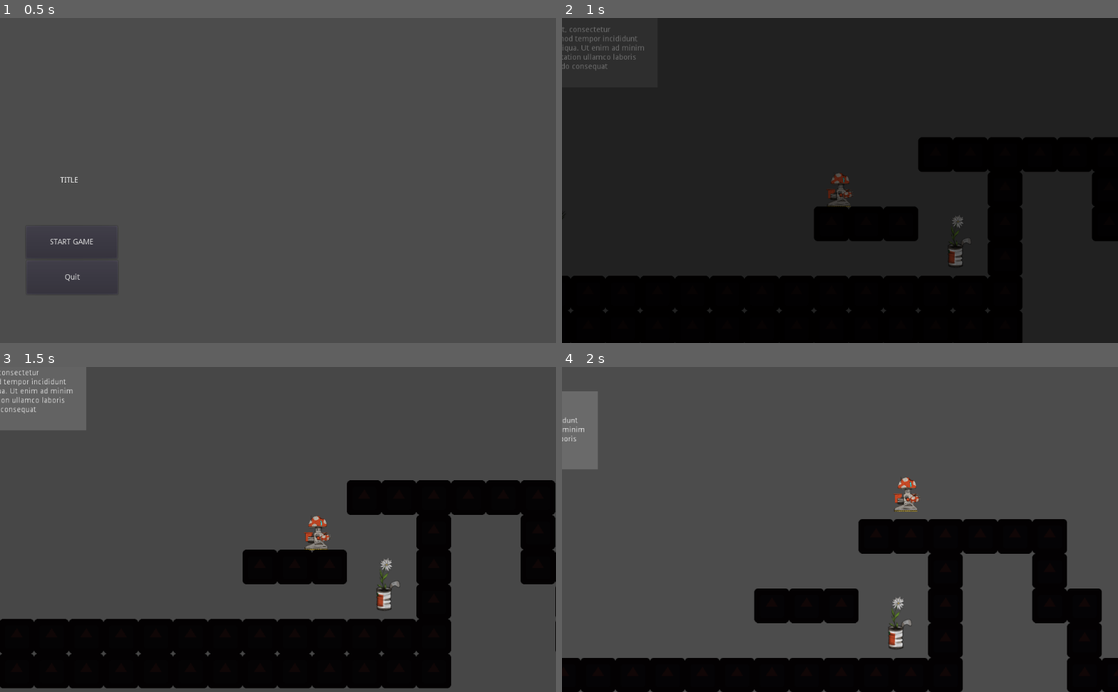
Above: before the commit, frames 1-4 (two rows, left to right).
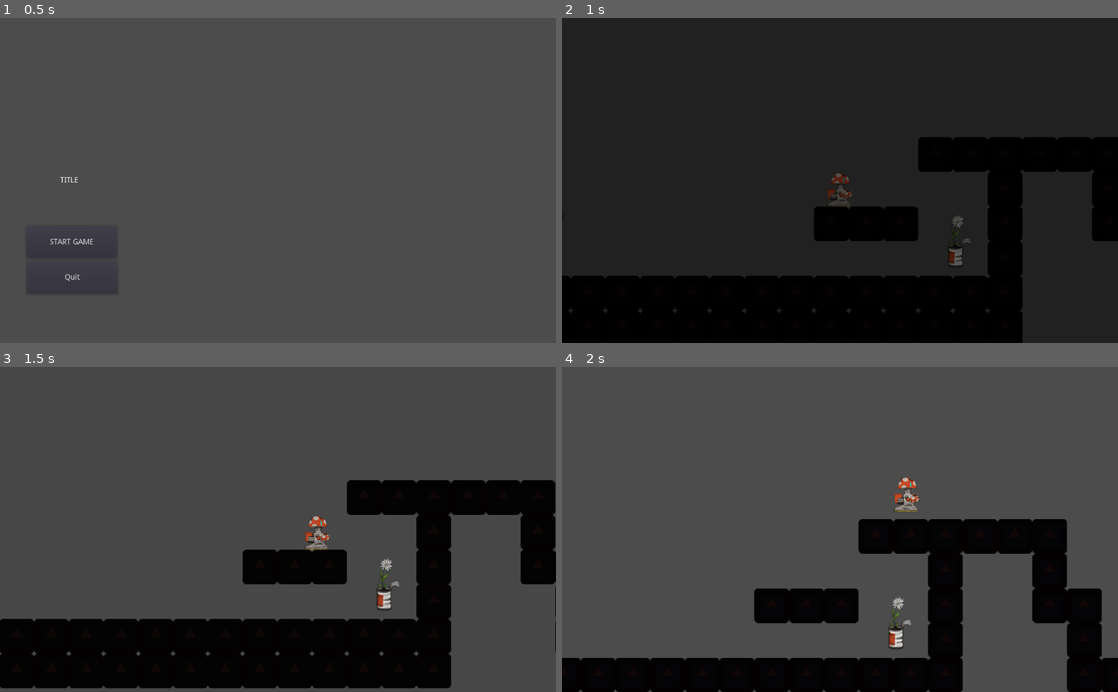
Above: after the commit, the same moments.

Repository: Khaleer/gamejam
Game: Godot game, scene res://main.tscn
Two runs of this game, one before a commit and one after it. Both use one fixed random seed, a clock stepped at 60 frames per second and the inputs below. The engine's default icon, where the game draws it, is replaced by a stand-in: a white triangle on a blue panel in a dark square.
Inputs:
- Up to frame 1 (0.5 s): no input
- Up to frame 2 (1 s): click "START GAME" at 0.5 s
- Up to frame 3 (1.5 s): hold Right (right) from 1.28 s (still down); hold Shift (fast_movement) from 1.28 s (still down)
- Up to frame 4 (2 s): keep holding Right (right); keep holding Shift (fast_movement); tap W (jump) at 1.52 s

Frame 1 is identical in both runs. In frame 2, 0.5% of the frame differs, in the area x 0-15%, y 2-17%; in frame 3, 3.0%, in the area x 0-16%, y 0-20%; in frame 4, 1.5%.

Commit message:
managing stuff

Diff:
--- a/game/levels/Level_1.tscn
+++ b/game/levels/Level_1.tscn
@@ -8,7 +8,6 @@
 [ext_resource path="res://levels/screen_effect.tscn" type="PackedScene" id=6]
 [ext_resource path="res://levels/Level_1.gd" type="Script" id=7]
 [ext_resource path="res://levels/popup.tscn" type="PackedScene" id=8]
-[ext_resource path="res://levels/popup.gd" type="Script" id=9]
 
 [node name="Level_1" type="Node2D"]
 script = ExtResource( 7 )
@@ -30,6 +29,6 @@
 [node name="transition_Screen" parent="." instance=ExtResource( 6 )]
 
 [node name="popup" parent="." instance=ExtResource( 8 )]
-script = ExtResource( 9 )
 
 [connection signal="timewarp" from="Time_machine" to="transition_Screen" method="_on_Time_machine_timewarp"]
+[connection signal="popup_flower" from="items2" to="popup" method="_on_items2_popup_flower"]
--- a/game/levels/popup.gd
+++ b/game/levels/popup.gd
@@ -1 +1,9 @@
-extends Control
+extends CanvasLayer
+
+func _ready():
+	$MarginContainer.visible = false
+
+
+func _on_items2_popup_flower() -> void:
+	$MarginContainer.visible = true
+	$MarginContainer/MarginContainer/Label.text = "marchew piękna jest kochana jest marchew piękna jest kochana jest marchew piękna jest kochana jest marchew piękna jest kochana jest "
--- a/game/levels/popup.tscn
+++ b/game/levels/popup.tscn
@@ -1,11 +1,9 @@
-[gd_scene format=2]
+[gd_scene load_steps=2 format=2]
 
-[node name="popup" type="Control"]
-margin_right = 456.0
-margin_bottom = 184.0
-__meta__ = {
-"_edit_use_anchors_": false
-}
+[ext_resource path="res://levels/popup.gd" type="Script" id=1]
+
+[node name="CanvasLayer" type="CanvasLayer"]
+script = ExtResource( 1 )
 
 [node name="MarginContainer" type="MarginContainer" parent="."]
 margin_right = 456.0
@@ -43,3 +41,5 @@
 margin_bottom = 113.0
 text = "\"Lorem ipsum dolor sit amet, consectetur adipiscing elit, sed do eiusmod tempor incididunt ut labore et dolore magna aliqua. Ut enim ad minim veniam, quis nostrud exercitation ullamco laboris nisi ut aliquip ex ea commodo consequat"
 autowrap = true
+
+[node name="Timer" type="Timer" parent="."]
Not shown: 1 places in game/levels/Level_1.tscn that only renumber resources
Binary file added: game/player/robot2.png
Renamed: game/ReadyFarmerreka.png -> game/sprite/ReadyFarmerreka.png
Binary file added: game/sprite/farma1.png
Binary file added: game/sprite/farma2.png
Binary file added: game/sprite/farma3.png
